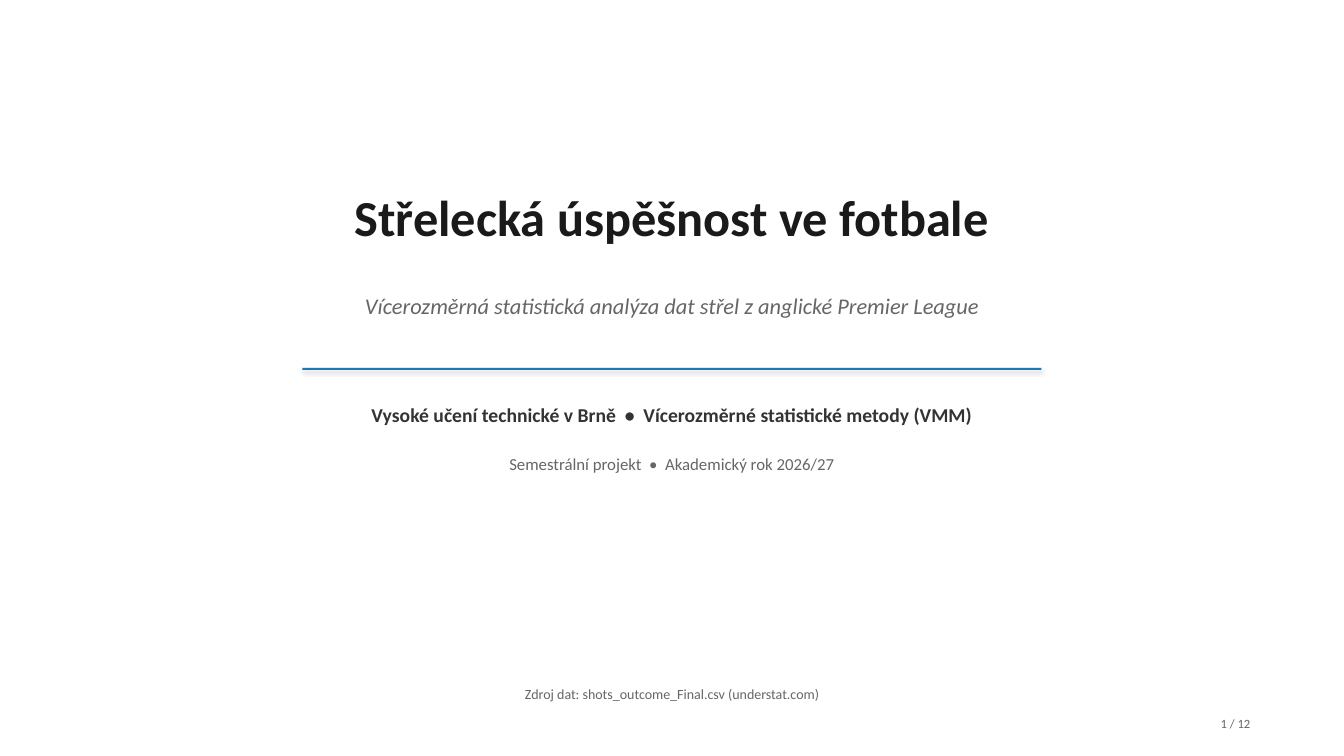
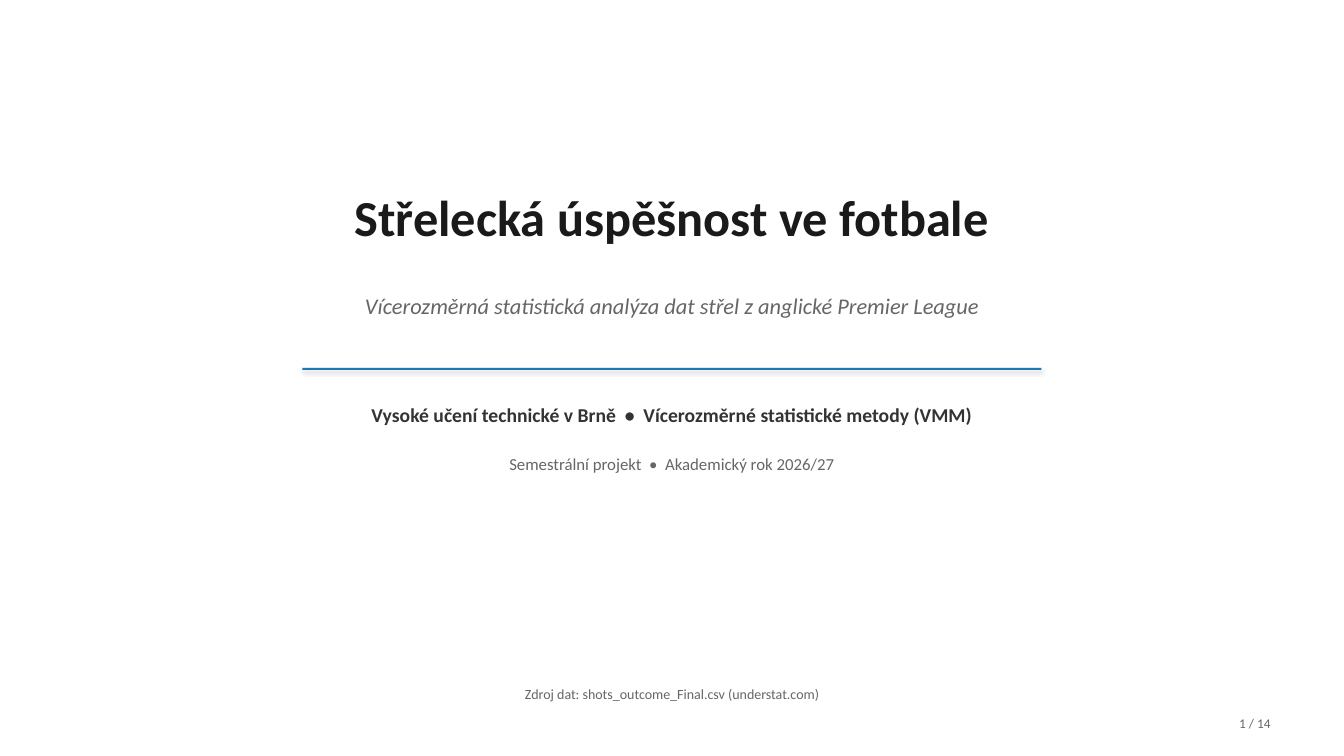
Before and after one commit to jkrejcikova/VMM_project_02, a slide deck: slide 1 of prezentace/prezentace_strelecka_uspesnost.pptx. Drawn at 1344x756 pixels with LibreOffice and Linux fonts; fonts in the diff are those of the drawing. Boxes give left, top, right and bottom in pixels: in the first picture for what was removed or moved away, otherwise in the second. Text is boxed around its words. In the diff, an @@ line names an element or a change of style, - is before the commit and + after.

```diff
--- a/prezentace/prezentace_strelecka_uspesnost.pptx
+++ b/prezentace/prezentace_strelecka_uspesnost.pptx
@@ text at box(1239, 719, 1270, 728): text changed; size 9 to 9.5 pt @@
-1 / 12
+1 / 14
```
Also in this commit, not shown: 11 other slides changed, 2 slides added, 22 other files.
